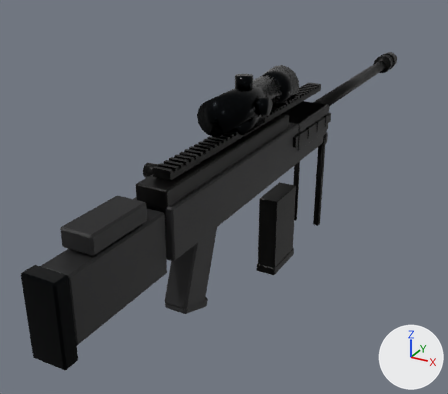
The glTF model public/assets/roster-heroes/m14-ebr.glb, before and after one commit.
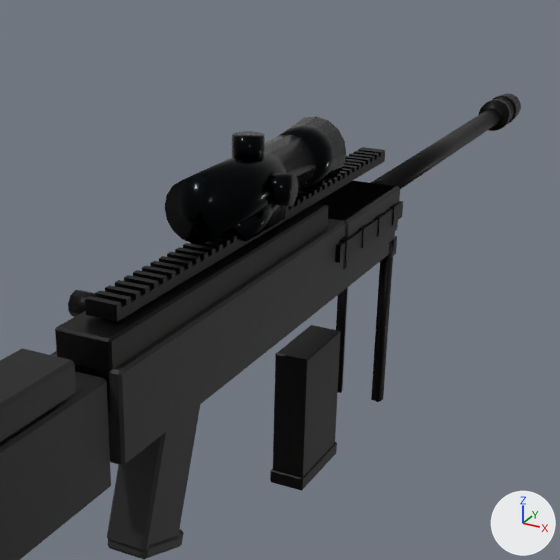
There are two pictures of each version: one whole from a camera (50 mm lens) standing at (0.335, -0.719, 0.304) and looking at (-0.083, 0.04, -0.075), one close up on the part from 23% to 94% of the width and 0% to 80% of the height. Lighting does not change. The marker at lower right points along +X, +Y and +Z. The last two pictures show the newer version. Where no turn or scale is listed for an object, it has been applied to the vertices.

Script lines for the objects in view, before the commit:
```python
me_ebr_grip = bpy.data.meshes.new('ebr_grip')
me_ebr_grip.from_pydata(...)  # 48 vertices, 88 faces; spans x -0.015..0.015, y -0.2252..-0.1448, z -0.1135..0.016
me_ebr_grip.materials.append(mat_m14_ebr_polymer)
me_ebr_scope = bpy.data.meshes.new('ebr_scope')
me_ebr_scope.from_pydata(...)  # a 16-sided cylinder along y spanning x -0.021..0.021, y -0.135..0.015, z 0.084..0.126; a 16-sided cut cone along y (radius 0.021 at the low end, 0.026 at the high end) spanning x -0.026..0.026, y 0.007..0.052, z 0.079..0.131; a 12-sided cylinder along z spanning x -0.011..0.011, y -0.071..-0.049, z 0.121..0.139; a 12-sided cylinder along x spanning x 0.015..0.033, y -0.071..-0.049, z 0.094..0.116; a box spanning x -0.015..0.015, y -0.09..-0.03, z 0.075..0.089
me_ebr_scope.materials.append(mat_m14_ebr_accent)
me_ebr_top_rail = bpy.data.meshes.new('ebr_top_rail')
me_ebr_top_rail.from_pydata(...)  # 336 vertices, 666 faces; spans x -0.011..0.011, y -0.24..0.18, z 0.07..0.08
me_ebr_top_rail.materials.append(mat_m14_ebr_metal)
ob_ebr_grip = bpy.data.objects.new('ebr_grip', me_ebr_grip)
ob_ebr_grip.location = (0.0, 0.0, 0.0)
ob_ebr_scope = bpy.data.objects.new('ebr_scope', me_ebr_scope)
ob_ebr_scope.location = (0.0, 0.0, 0.0)
ob_ebr_top_rail = bpy.data.objects.new('ebr_top_rail', me_ebr_top_rail)
ob_ebr_top_rail.location = (0.0, 0.0, 0.0)
# also in view: 'ebr_barrel' at (0.0, 0.37, 0.038); 'ebr_side_rails' at (0.0, 0.11, 0.03); 'ebr_chassis' at (0.0, -0.04, 0.02); 'ebr_bipod' at (0.0, 0.175, -0.076); 'ebr_brake' at (0.0, 0.595, 0.038)
```
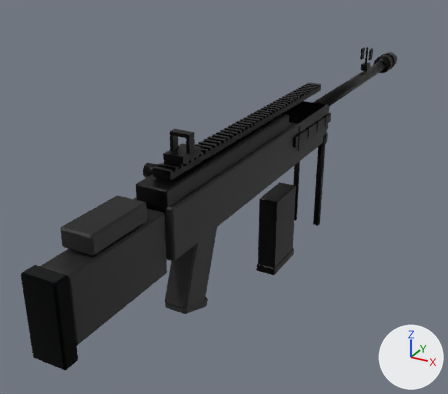
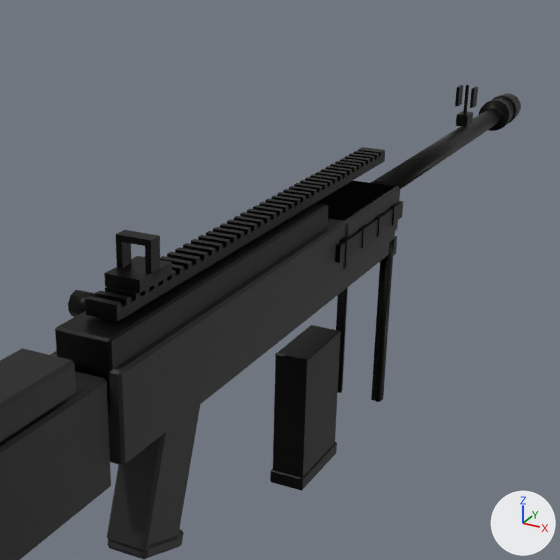
The change in detail:
Mesh me_ebr_rear_sight is new.
It has 28 vertices, 48 faces and spans x -0.012..0.012, y -0.218..-0.182, z 0.08..0.108.
It uses material mat_m14_ebr_metal.
Mesh me_ebr_front_sight is new.
It consists of a box spanning x -0.006..0.006, y 0.44..0.46, z 0.05..0.062; a box spanning x -0.0015..0.0015, y 0.4485..0.4515, z 0.062..0.092; a box spanning x -0.0095..-0.0065, y 0.443..0.457, z 0.07..0.09; a box spanning x 0.0065..0.0095, y 0.443..0.457, z 0.07..0.09.
It uses material mat_m14_ebr_metal.
Object 'ebr_scope' (ob_ebr_scope) is deleted.
Object 'ebr_rear_sight' (ob_ebr_rear_sight) is new; it shows me_ebr_rear_sight.
Its location is (0.0, 0.0, 0.0).
Object 'ebr_front_sight' (ob_ebr_front_sight) is new; it shows me_ebr_front_sight.
Its location is (0.0, 0.0, 0.0).

Boxes [x1, y1, x2, y2] around the edits, measured in the close-ups (560 x 560 px):
'ebr_scope', deleted: before [165, 116, 346, 244]
'ebr_rear_sight', added: after [104, 230, 172, 293]
'ebr_front_sight', added: after [455, 85, 478, 127]
